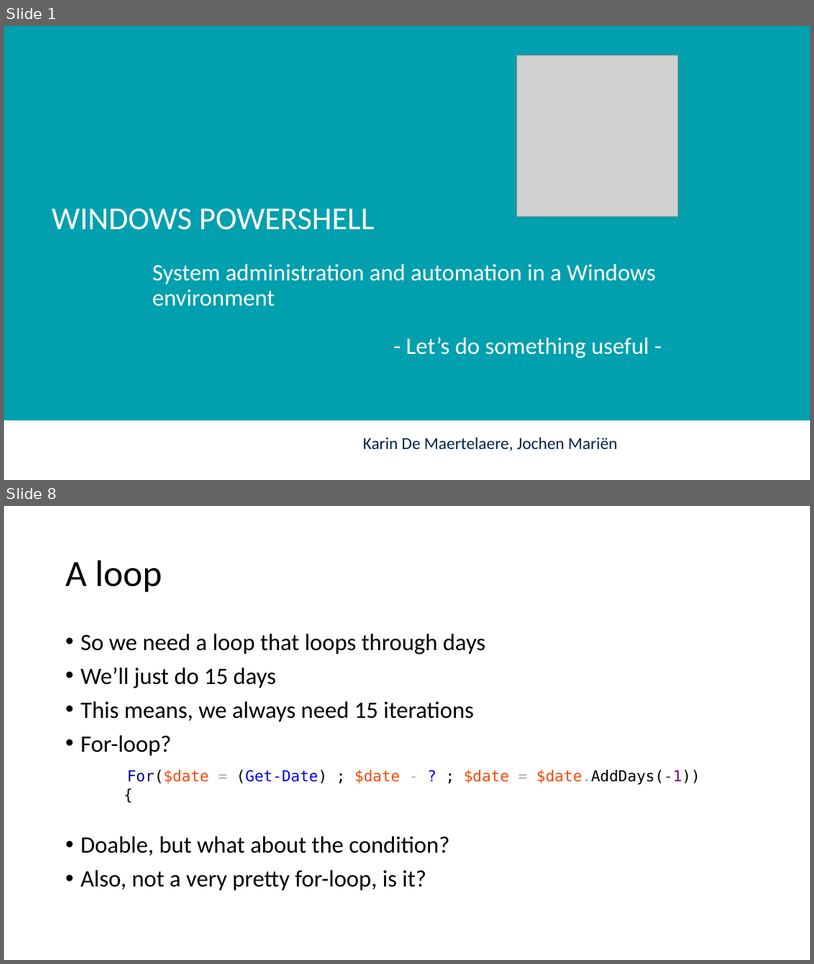
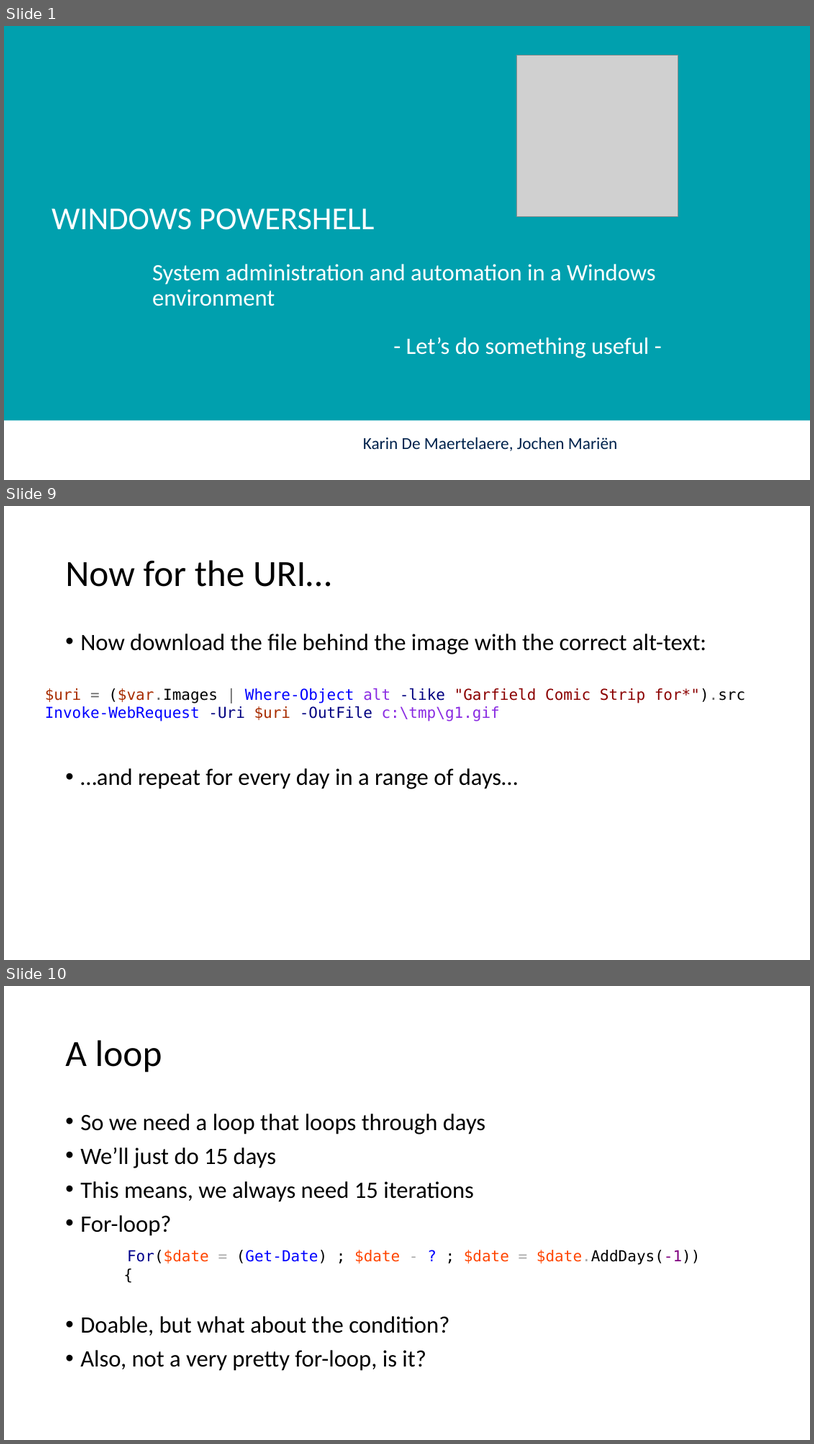
Before and after one commit to mjochen/PS-Technologies, a slide deck: Various/Webscraping/Garfield.pptx. Shown one above the other, each under a label of ours: slides 1 and 8 before the commit, slides 1, 9 and 10 after it; the slides between them are not shown. The pictures are 814x964 and 814x1444 pixels, drawn with LibreOffice and Linux fonts; fonts in the diff are those of the drawing; grey boxes stand for pictures; background and template pictures are left out. Boxes give left, top, right and bottom in pixels: in the first picture for what was removed or moved away, otherwise in the second. Text is boxed around its words. In the diff, an @@ line names an element or a change of style, - is before the commit and + after.

```diff
--- a/Various/Webscraping/Garfield.pptx
+++ b/Various/Webscraping/Garfield.pptx
@@ slide 9 added at box(4, 506, 810, 960), background #FFFFFF @@
@@ title added at box(65, 560, 332, 587), 44 pt, text #000000 @@
+Now for the URI…
@@ text added at box(80, 633, 707, 789), 28 pt, text #000000 @@
+• Now download the file behind the image with the correct alt-text:
+• …and repeat for every day in a range of days…
@@ text added at box(45, 688, 746, 721), 18 pt, text #0000FF @@
+$uri = ($var.Images | Where-Object alt -like "Garfield Comic Strip for*").src
+Invoke-WebRequest -Uri $uri -OutFile c:\tmp\g1.gif
@@ what was slide 8 is now slide 10 @@
```
Also in this commit, not shown: 10 slides changed, 1 other slide added, 1 slide removed, 12 other files.
